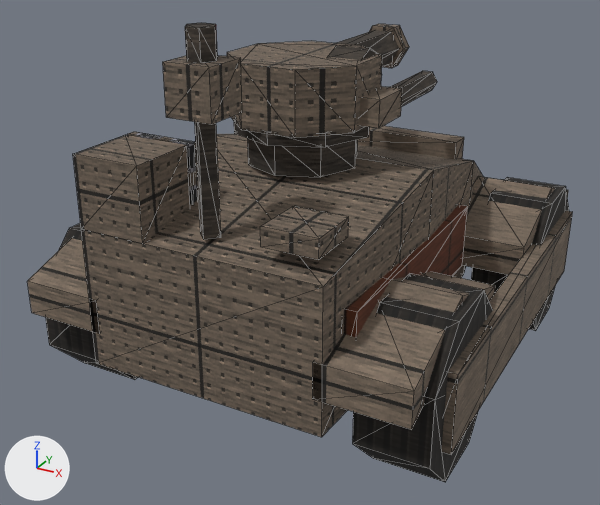
The glTF model art/models/prairie_dog.glb: old version first, new version second.
One viewpoint serves both versions: a camera (50 mm lens) standing at (43.9, -88.7, 56.1) and looking at (-1.8, -5.5, 14.6). Arrows for +X, +Y and +Z are at lower left; the lights stay in place. The picture after the commit comes second. Mesh edges are drawn as thin lines. Where no turn or scale is listed for an object, it has been applied to the vertices.

Script lines for the objects in view, before the commit:
```python
me_arch_001 = bpy.data.meshes.new('arch.001')
me_arch_001.from_pydata(...)  # 12 vertices, 20 faces; spans x 13.0..23.0, y 6.0..30.0, z 12.0..20.0
me_arch_001.materials.append(mat_steel_plate)  # picture img_plate
me_arch_003 = bpy.data.meshes.new('arch.003')
me_arch_003.from_pydata(...)  # 12 vertices, 20 faces; spans x 13.0..23.0, y -30.0..-6.0, z 12.0..20.0
me_arch_003.materials.append(mat_steel_plate)  # picture img_plate
me_pad = bpy.data.meshes.new('pad')
me_pad.from_pydata(...)  # a box spanning x -3.0..3.0, y -3.0..3.0, z -2.0..0.0
me_pad.materials.append(mat_steel_panel)  # picture img_panel
ob_arch_001 = bpy.data.objects.new('arch.001', me_arch_001)
ob_arch_001.location = (0.0, 0.0, 0.0)
ob_arch_003 = bpy.data.objects.new('arch.003', me_arch_003)
ob_arch_003.location = (0.0, 0.0, 0.0)
ob_pad = bpy.data.objects.new('pad', me_pad)
ob_pad.location = (10.0, -26.0, 28.0)
# also in view: 'mast' at (0.0, -27.0, 31.0); 'flak_barrel' at (0.0, 4.0, 37.0); 'autogun_mount.001' at (8.5, -7.0, 34.5); 'body' at (0.0, 1.0, 18.0); 'skirt' at (24.0, 0.0, 10.5)
```
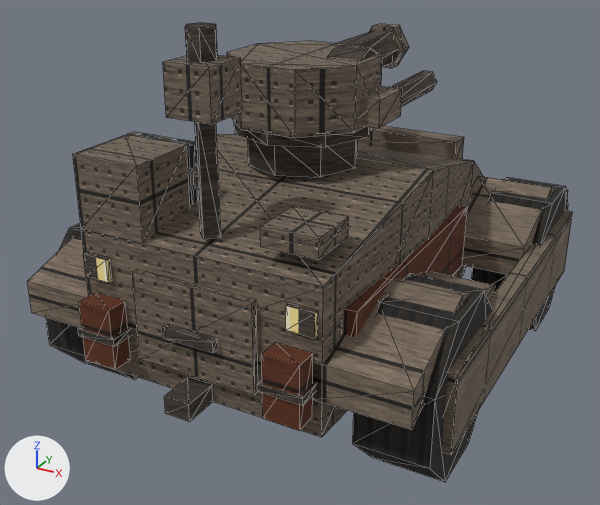
What changed in the scene script:
```text
Add me_tail_light_001:
    me_tail_light_001.from_pydata(...)  # a box spanning x 10.5..13.5, y -30.6..-30.0, z 19.0..21.5
    me_tail_light_001.materials.append(mat_amber_light)  # picture img_light
Add me_tail_light:
    me_tail_light.from_pydata(...)  # a box spanning x -13.5..-10.5, y -30.6..-30.0, z 19.0..21.5
    me_tail_light.materials.append(mat_amber_light)  # picture img_light
Add me_rear_hatch:
    me_rear_hatch.from_pydata(...)  # a box spanning x -7.0..7.0, y -30.8..-30.0, z 11.0..21.0
    me_rear_hatch.materials.append(mat_steel_panel)  # picture img_panel
Add me_jerry_can_001:
    me_jerry_can_001.from_pydata(...)  # a box spanning x 9.0..13.0, y -32.5..-30.0, z 10.0..17.0
    me_jerry_can_001.materials.append(mat_livery_livery2)  # picture img_livery2
Add me_jerry_can:
    me_jerry_can.from_pydata(...)  # a box spanning x -13.0..-9.0, y -32.5..-30.0, z 10.0..17.0
    me_jerry_can.materials.append(mat_livery_livery2)  # picture img_livery2
Add me_hitch:
    me_hitch.from_pydata(...)  # a box spanning x -1.5..1.5, y -34.0..-30.0, z 8.0..10.0
    me_hitch.materials.append(mat_steel_dark)  # picture img_dark
Add me_hatch_handle:
    me_hatch_handle.from_pydata(...)  # a box spanning x -3.0..3.0, y -31.6..-30.8, z 15.0..16.2
    me_hatch_handle.materials.append(mat_steel_dark)  # picture img_dark
Add me_can_strap_001:
    me_can_strap_001.from_pydata(...)  # a box spanning x 8.6..13.4, y -32.7..-29.8, z 13.0..13.8
    me_can_strap_001.materials.append(mat_steel_dark)  # picture img_dark
Add me_can_strap:
    me_can_strap.from_pydata(...)  # a box spanning x -13.4..-8.6, y -32.7..-29.8, z 13.0..13.8
    me_can_strap.materials.append(mat_steel_dark)  # picture img_dark
Add ob_tail_light_001:
    ob_tail_light_001 = bpy.data.objects.new('tail_light.001', me_tail_light_001)
    ob_tail_light_001.location = (0.0, 0.0, 0.0)
Add ob_tail_light:
    ob_tail_light = bpy.data.objects.new('tail_light', me_tail_light)
    ob_tail_light.location = (0.0, 0.0, 0.0)
Add ob_rear_hatch:
    ob_rear_hatch = bpy.data.objects.new('rear_hatch', me_rear_hatch)
    ob_rear_hatch.location = (0.0, 0.0, 0.0)
Add ob_jerry_can_001:
    ob_jerry_can_001 = bpy.data.objects.new('jerry_can.001', me_jerry_can_001)
    ob_jerry_can_001.location = (0.0, 0.0, 0.0)
Add ob_jerry_can:
    ob_jerry_can = bpy.data.objects.new('jerry_can', me_jerry_can)
    ob_jerry_can.location = (0.0, 0.0, 0.0)
Add ob_hitch:
    ob_hitch = bpy.data.objects.new('hitch', me_hitch)
    ob_hitch.location = (0.0, 0.0, 0.0)
Add ob_hatch_handle:
    ob_hatch_handle = bpy.data.objects.new('hatch_handle', me_hatch_handle)
    ob_hatch_handle.location = (0.0, 0.0, 0.0)
Add ob_can_strap_001:
    ob_can_strap_001 = bpy.data.objects.new('can_strap.001', me_can_strap_001)
    ob_can_strap_001.location = (0.0, 0.0, 0.0)
Add ob_can_strap:
    ob_can_strap = bpy.data.objects.new('can_strap', me_can_strap)
    ob_can_strap.location = (0.0, 0.0, 0.0)
```

Boxes (x1, y1, x2, y2) around the edits, measured in the pictures (600 x 505 px):
'rear_hatch', added (brown): after (132, 269, 258, 395)
'jerry_can.001', added (brown): after (261, 343, 313, 430)
'jerry_can', added (brown): after (79, 292, 131, 370)
'hitch', added: after (164, 377, 213, 422)
'tail_light.001', added: after (286, 303, 318, 338)
'hatch_handle', added: after (163, 324, 218, 353)
'tail_light', added: after (83, 252, 112, 282)
'can_strap.001', added: after (257, 380, 316, 406)
'can_strap', added: after (78, 327, 131, 347)
